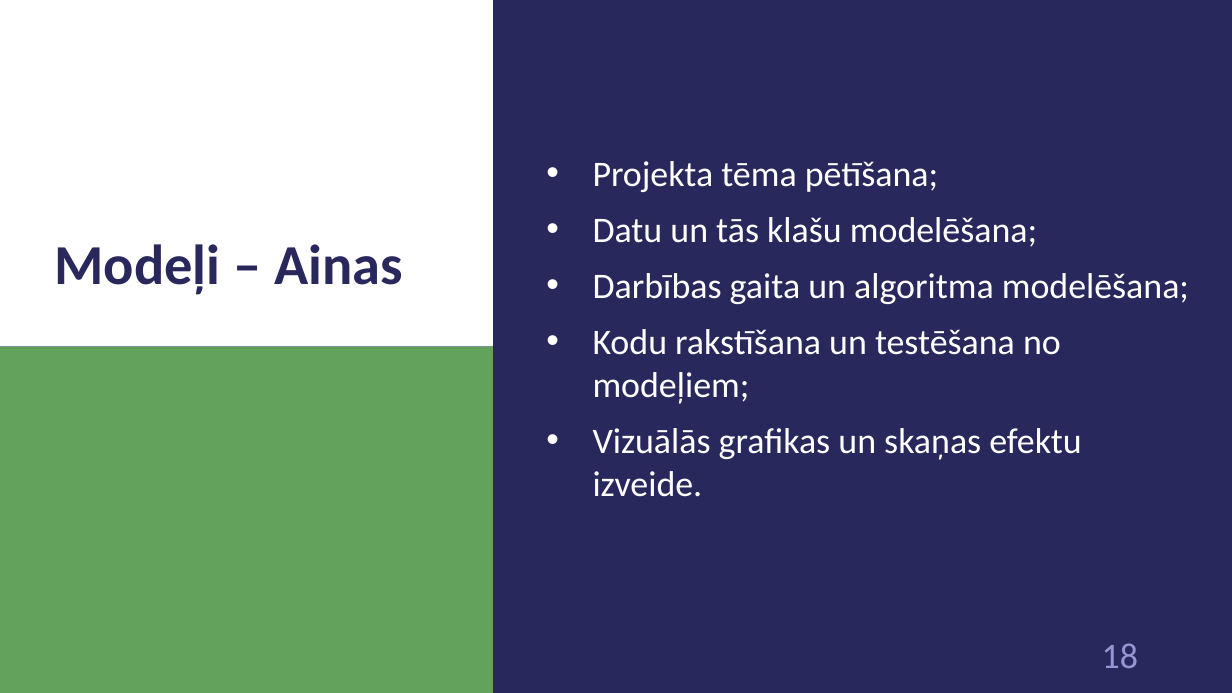
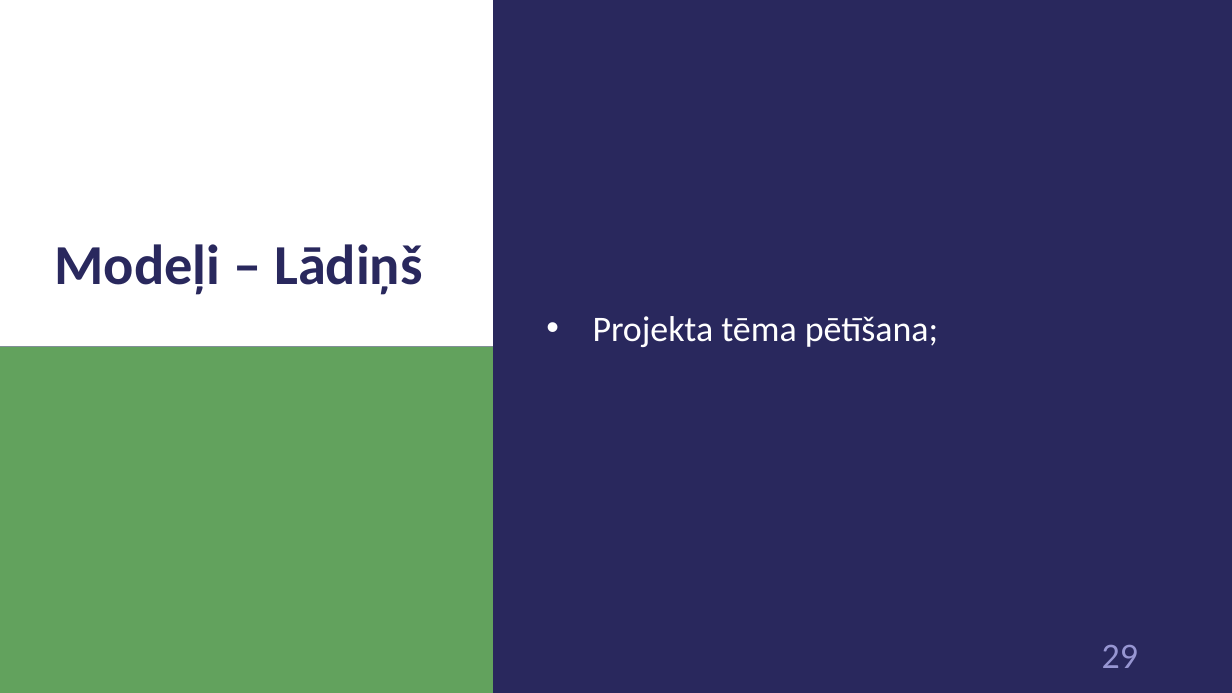
Before and after one commit to 1ivyatan/drumstalotajs, a slide deck: slide 29 of Documentation/Prezentācija.pptx (slide 18 before the commit). Drawn at 1232x693 pixels with LibreOffice and Linux fonts; fonts in the diff are those of the drawing. Boxes give left, top, right and bottom in pixels: in the first picture for what was removed or moved away, otherwise in the second. Text is boxed around its words. In the diff, an @@ line names an element or a change of style, - is before the commit and + after.

Commit message:
add model images

```diff
--- a/Documentation/Prezentācija.pptx
+++ b/Documentation/Prezentācija.pptx
@@ text at [593,217,1189,497]: paragraphs removed @@
-• Datu un tās klašu modelēšana;
-• Darbības gaita un algoritma modelēšana;
-• Kodu rakstīšana un testēšana no modeļiem;
-• Vizuālās grafikas un skaņas efektu izveide.
@@ title at [55,244,422,295]: text changed @@
-Modeļi – Ainas
+Modeļi – Lādiņš
@@ page number at [1102,645,1138,668]: text changed @@
-18
+29
```
Also in this commit, not shown: 3 other slides changed, 13 slides added, 1 slide removed.
